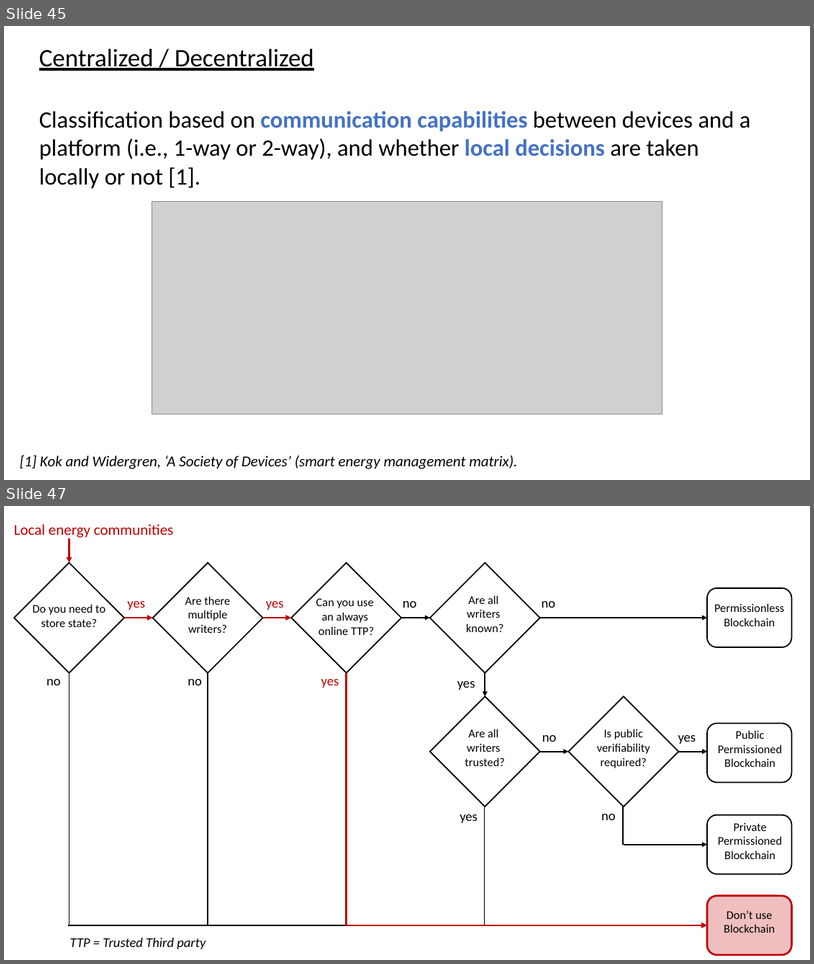
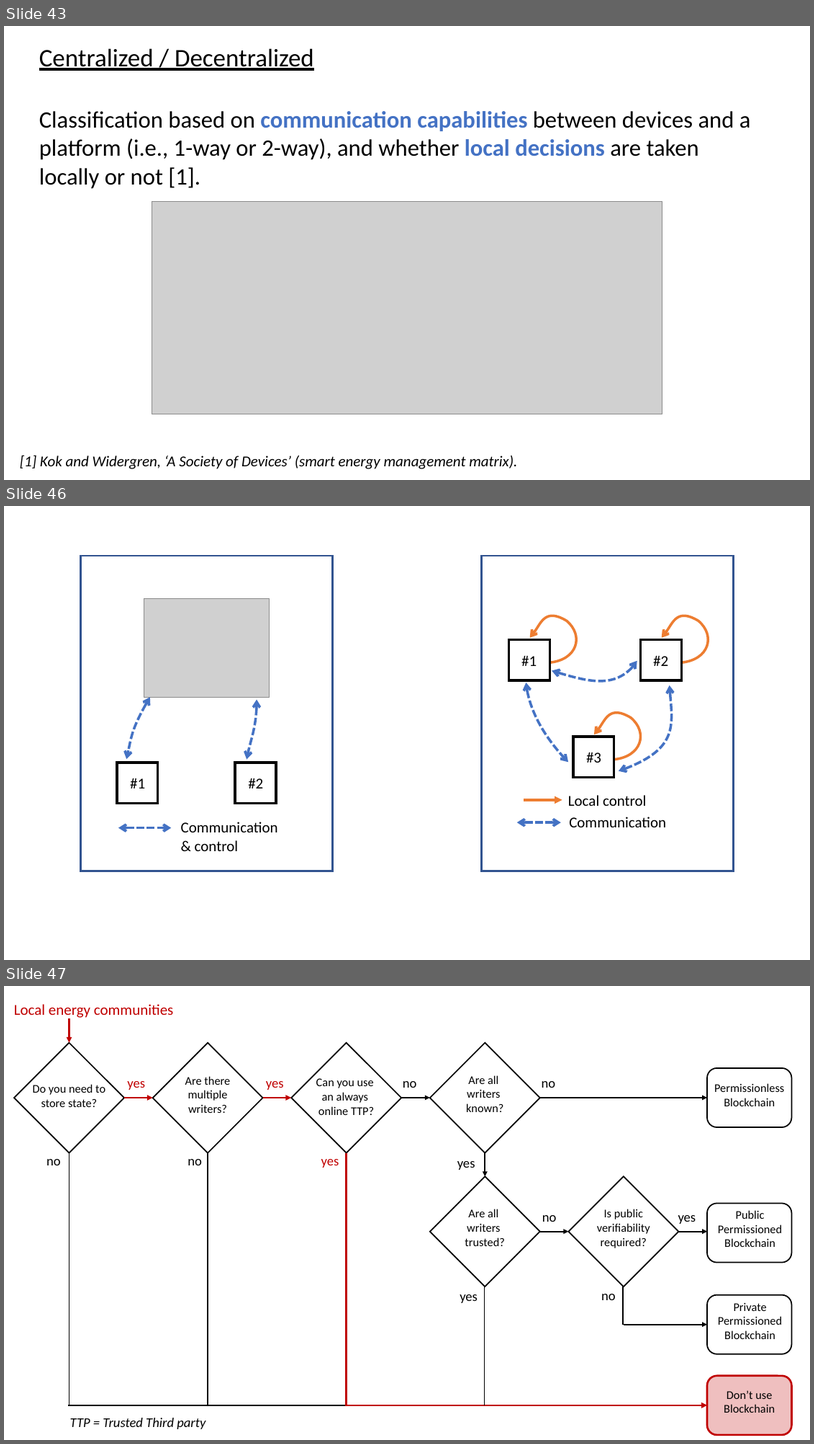
Before and after one commit to Jonathan56/supplementary_thesis, a slide deck: figures.pptx. Shown one above the other, each under a label of ours: slides 45 and 47 before the commit, slides 43, 46 and 47 after it; the slides between them are not shown. The pictures are 814x964 and 814x1444 pixels, drawn with LibreOffice and Linux fonts; fonts in the diff are those of the drawing; grey boxes stand for pictures. Boxes give left, top, right and bottom in pixels: in the first picture for what was removed or moved away, otherwise in the second. Text is boxed around its words. In the diff, an @@ line names an element or a change of style, - is before the commit and + after.

```diff
--- a/figures.pptx
+++ b/figures.pptx
@@ slide 46 added at [4, 506, 810, 960], background #FFFFFF @@
@@ rectangle added at [81, 556, 333, 870], outline #325491 2.25 pt @@
@@ rectangle added at [482, 556, 734, 870], outline #325491 2.25 pt @@
@@ picture added at [144, 599, 270, 698] @@
@@ freeform shape added at [530, 617, 577, 662], outline #ED7D31 3 pt @@
@@ freeform shape added at [662, 617, 709, 662], outline #ED7D31 3 pt @@
@@ rectangle added at [509, 640, 550, 680], outline #000000 3 pt @@
@@ text added at [522, 656, 537, 666], 18 pt, text #000000 @@
+#1
@@ rectangle added at [641, 640, 682, 680], outline #000000 3 pt @@
@@ text added at [653, 656, 669, 666], 18 pt, text #000000 @@
+#2
@@ freeform shape added at [552, 661, 638, 680], outline #4472C4 3 pt dashed @@
@@ freeform shape added at [127, 698, 150, 759], outline #4472C4 3 pt dashed @@
@@ freeform shape added at [247, 700, 257, 759], outline #4472C4 3 pt dashed @@
@@ freeform shape added at [527, 682, 569, 762], outline #4472C4 3 pt dashed @@
@@ freeform shape added at [619, 685, 671, 771], outline #4472C4 3 pt dashed @@
@@ freeform shape added at [594, 713, 641, 759], outline #ED7D31 3 pt @@
@@ rectangle added at [574, 736, 615, 777], outline #000000 3 pt @@
@@ rectangle added at [117, 762, 157, 803], outline #000000 3 pt @@
@@ rectangle added at [235, 762, 275, 803], outline #000000 3 pt @@
@@ text added at [586, 752, 602, 762], 18 pt, text #000000 @@
+#3
@@ text added at [130, 778, 145, 788], 18 pt, text #000000 @@
+#1
@@ text added at [248, 778, 263, 788], 18 pt, text #000000 @@
+#2
@@ arrow added from (525, 800) to (563, 800), #ED7D31 3 pt @@
@@ text added at [568, 795, 646, 806], 18 pt, text #000000 @@
+Local control
@@ double arrow added from (118, 828) to (171, 828), #4472C4 3 pt dashed @@
@@ text added at [181, 821, 278, 851], 18 pt, text #000000 @@
+Communication
+& control
@@ double arrow added from (517, 822) to (561, 822), #4472C4 3 pt dashed @@
@@ text added at [569, 816, 666, 827], 18 pt, text #000000 @@
+Communication
@@ what was slide 45 is now slide 43 @@
```
Also in this commit, not shown: 1 slide changed, 4 other slides added, 8 slides removed, 3 other files.
